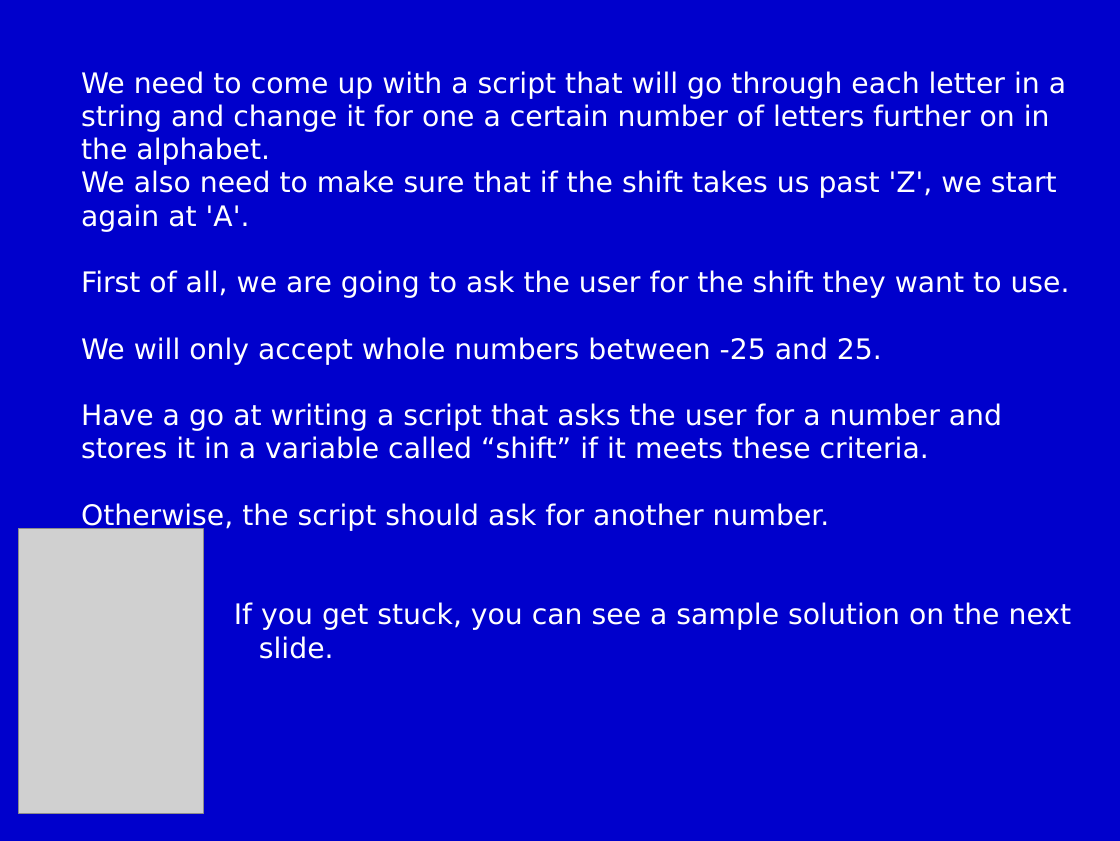
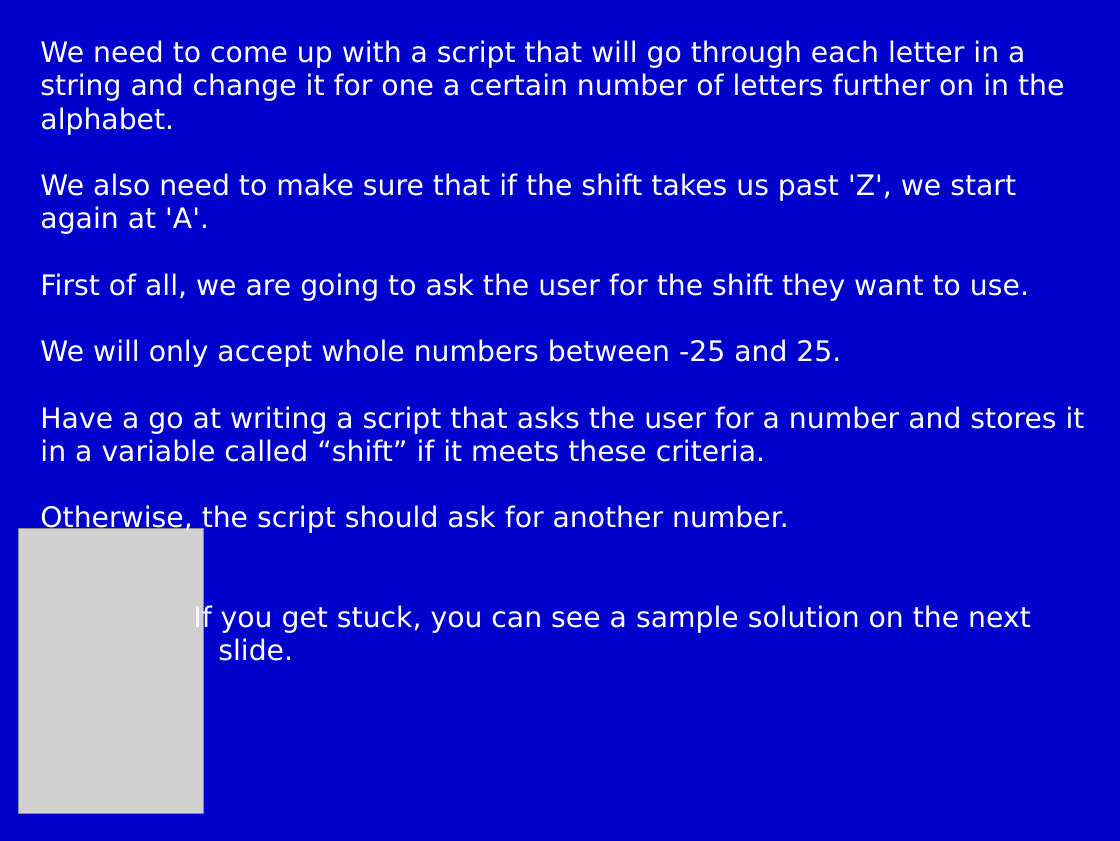
Before and after one commit to m-tranter/cathedral, a slide deck: slide 3 of scratch/scratch8.ppt. Drawn at 1120x841 pixels with LibreOffice and Linux fonts; fonts in the diff are those of the drawing; grey boxes stand for pictures. Boxes give left, top, right and bottom in pixels: in the first picture for what was removed or moved away, otherwise in the second. Text is boxed around its words. In the diff, an @@ line names an element or a change of style, - is before the commit and + after.

```diff
--- a/scratch/scratch8.ppt
+++ b/scratch/scratch8.ppt
@@ text "We need to come up ...": place and size @@
-text "We need to come up ..." at bbox=[81, 71, 1072, 659]
+text "We need to come up ..." at bbox=[40, 40, 1085, 661]
@@ text at bbox=[193, 604, 1031, 661]: indent changed @@
```
Also in this commit, not shown: 4 other slides changed, 1 slide added, 3 other files.
